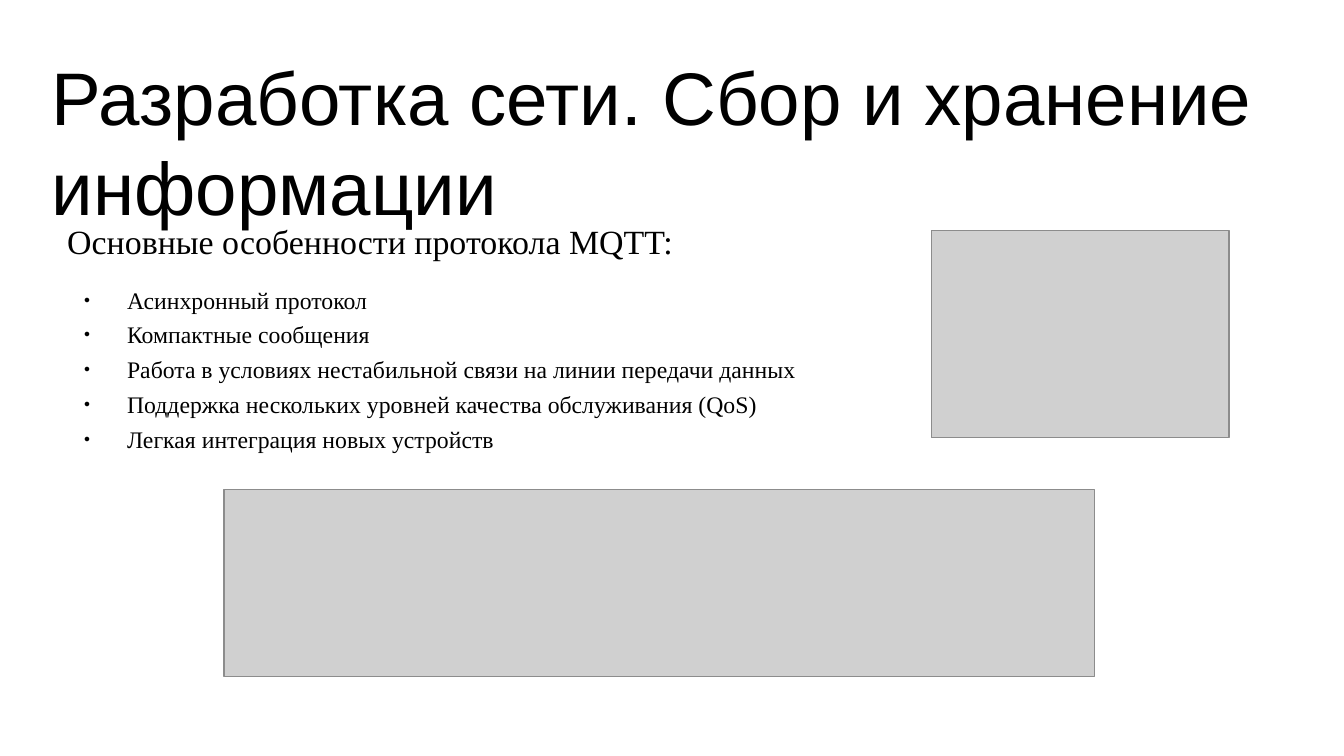
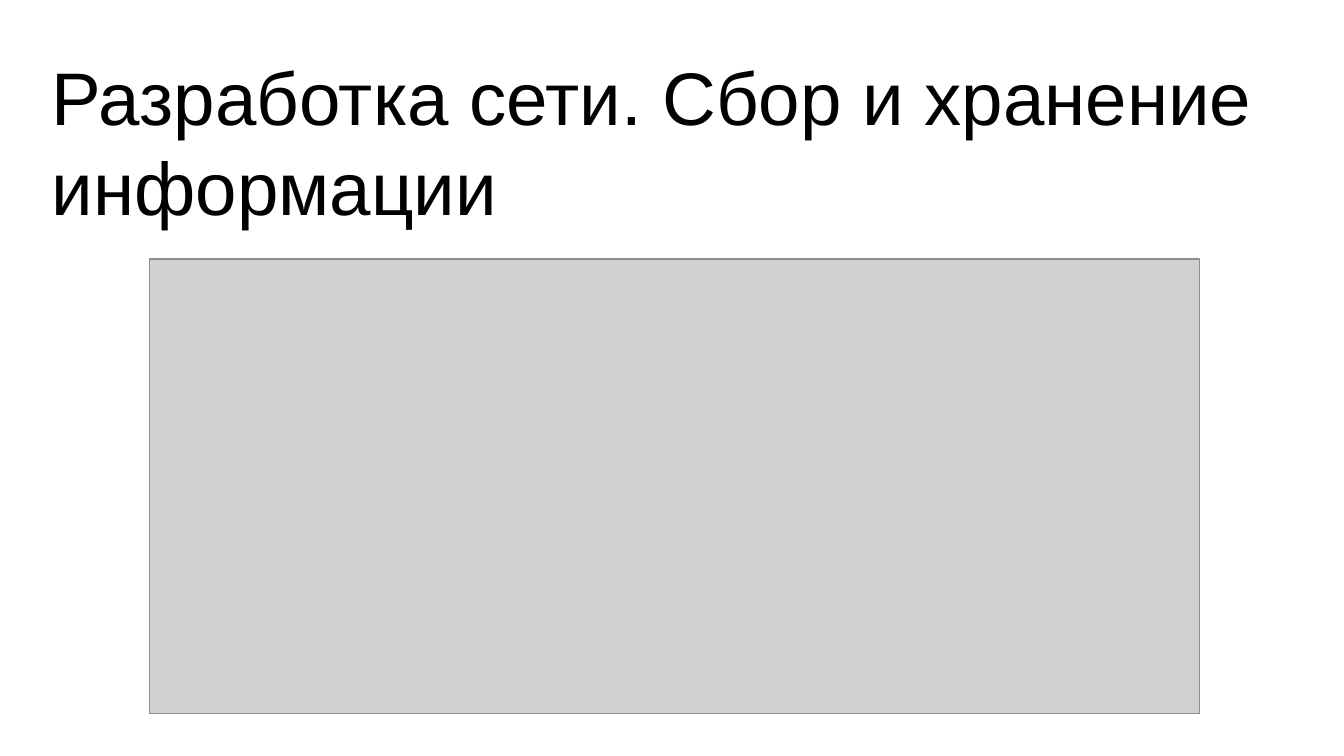
Before and after one commit to VitSaf/NIR, a slide deck: slide 9 of Диплом/Презентация.odp. Drawn at 1344x756 pixels with LibreOffice and Linux fonts; fonts in the diff are those of the drawing; grey boxes stand for pictures; background and template pictures are left out. Boxes give left, top, right and bottom in pixels: in the first picture for what was removed or moved away, otherwise in the second. Text is boxed around its words. In the diff, an @@ line names an element or a change of style, - is before the commit and + after.

Commit message:
fix pres

```diff
--- a/Диплом/Презентация.odp
+++ b/Диплом/Презентация.odp
@@ text removed at [67, 227, 795, 453] @@
-Основные особенности протокола MQTT:
-● Асинхронный протокол
-● Компактные сообщения
-● Работа в условиях нестабильной связи на линии передачи данных
-● Поддержка нескольких уровней качества обслуживания (QoS)
-● Легкая интеграция новых устройств
@@ picture removed at [932, 231, 1229, 438] @@
@@ picture: place and size @@
-picture at [224, 490, 1095, 677]
+picture at [149, 260, 1200, 715]
```
